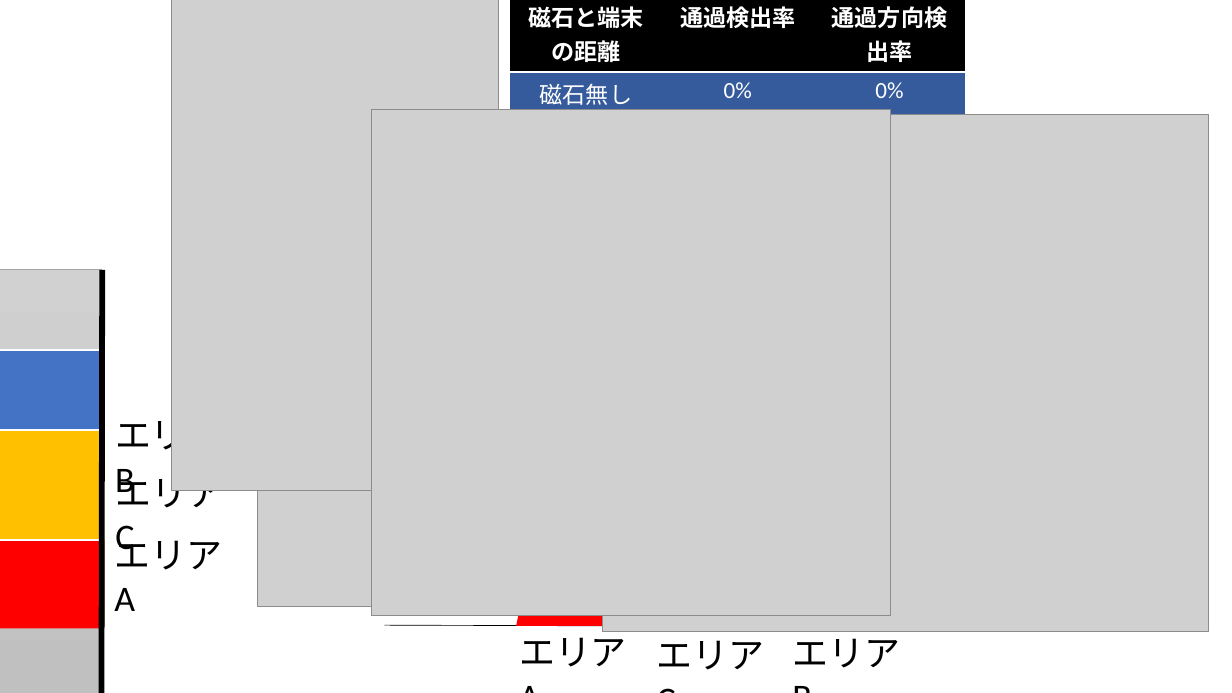
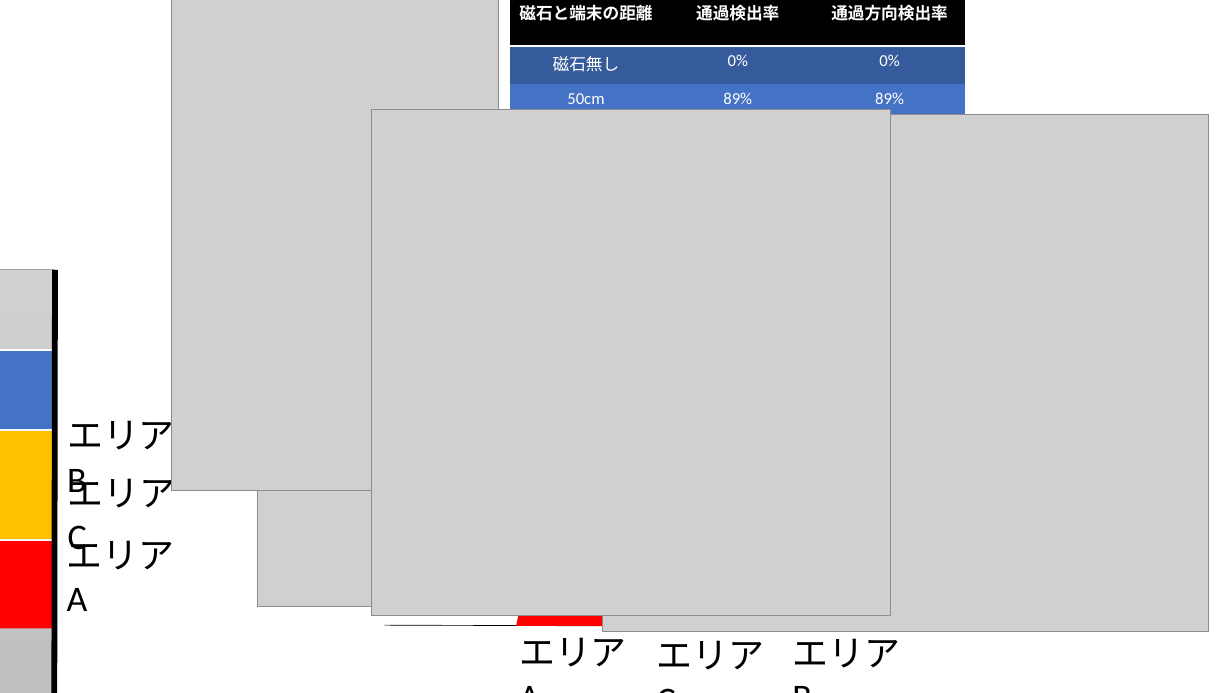
Before and after one commit to sen0810/src, a slide deck: slide 10 of ppt/中間発表用資料.pptx (slide 11 before the commit). Drawn at 1232x693 pixels with LibreOffice and Linux fonts; fonts in the diff are those of the drawing; grey boxes stand for pictures. Boxes give left, top, right and bottom in pixels: in the first picture for what was removed or moved away, otherwise in the second. Text is boxed around its words. In the diff, an @@ line names an element or a change of style, - is before the commit and + after.

```diff
--- a/ppt/中間発表用資料.pptx
+++ b/ppt/中間発表用資料.pptx
@@ table at [510, 0, 965, 210] @@
@@ size 18 to 13 pt @@
@@ rectangle: place and size @@
-rectangle at [0, 270, 102, 693]
+rectangle at [0, 270, 54, 693]
@@ line moved from (103, 270) - (102, 693) to (55, 270) - (55, 693) @@
@@ rectangle: place and size @@
-rectangle at [0, 350, 100, 434]
+rectangle at [0, 350, 54, 434]
@@ rectangle: place and size @@
-rectangle at [0, 430, 102, 540]
+rectangle at [0, 430, 54, 540]
@@ 3 texts: place and size @@
-3 texts at [114, 412, 223, 611]
+3 texts at [67, 412, 176, 611]
@@ rectangle: place and size @@
-rectangle at [0, 540, 104, 628]
+rectangle at [0, 540, 56, 628]
```
Also in this commit, not shown: 10 other slides changed, 9 slides added.
